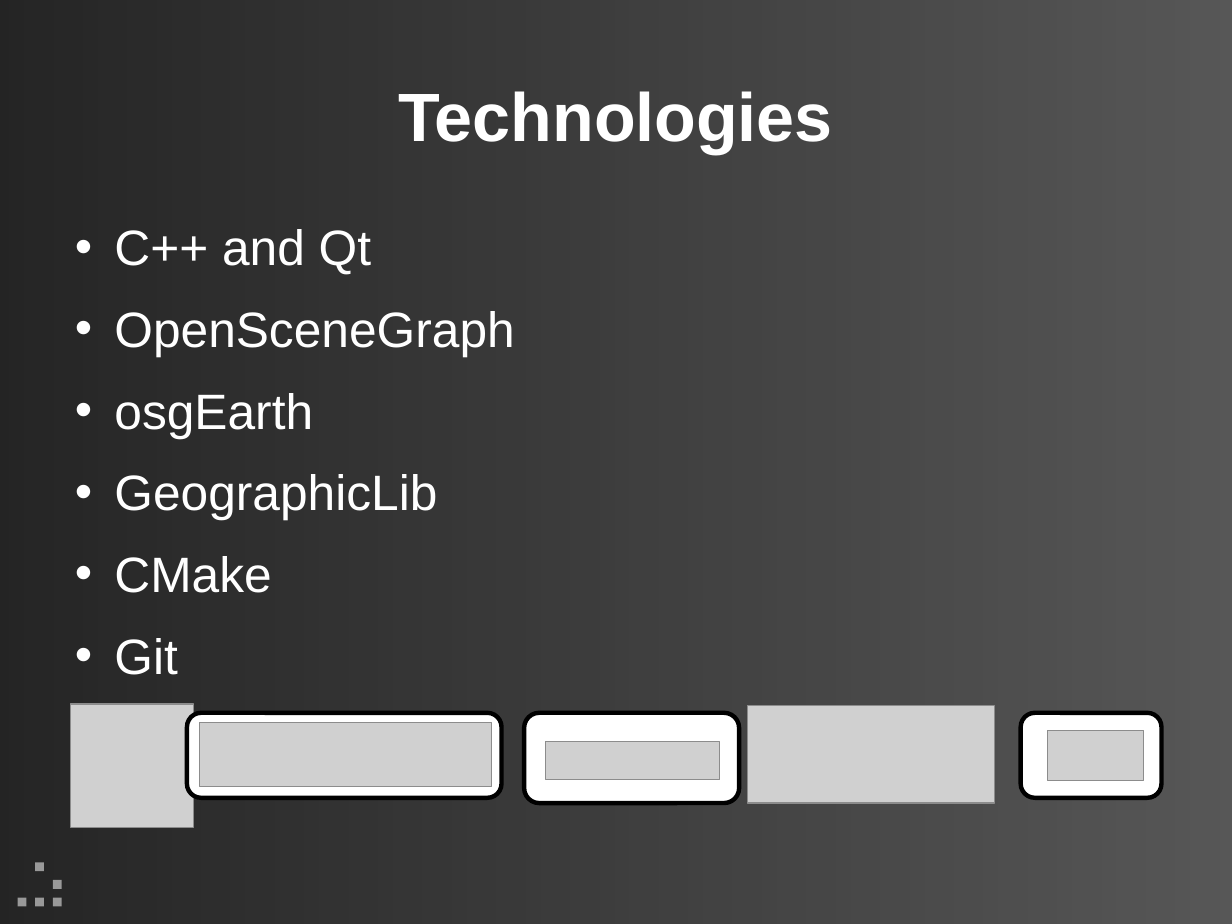
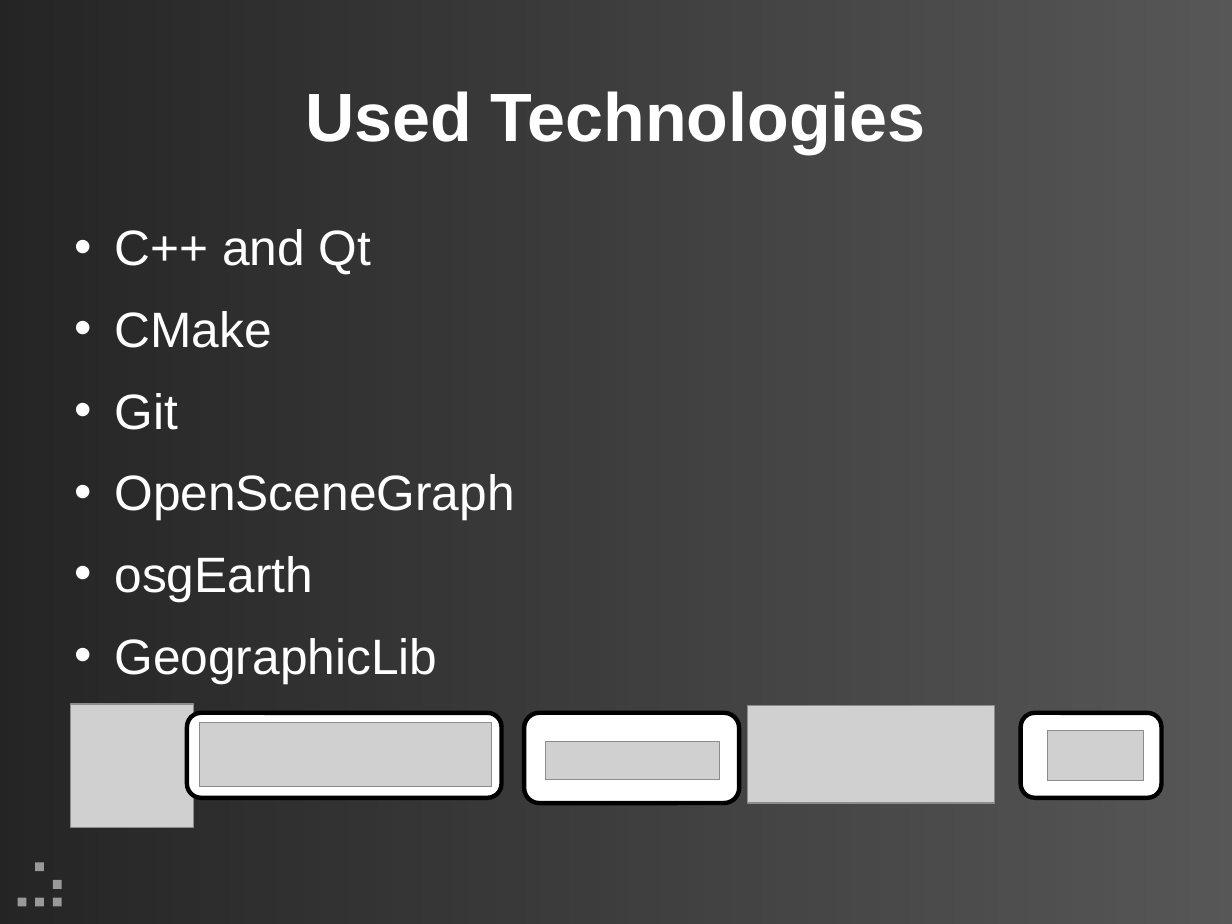
Before and after one commit to updraft/updraft, a slide deck: slide 7 of Docs/presentation.odp (slide 6 before the commit). Drawn at 1232x924 pixels with LibreOffice and Linux fonts; fonts in the diff are those of the drawing; grey boxes stand for pictures; background and template pictures are left out. Boxes give left, top, right and bottom in pixels: in the first picture for what was removed or moved away, otherwise in the second. Text is boxed around its words. In the diff, an @@ line names an element or a change of style, - is before the commit and + after.

```diff
--- a/Docs/presentation.odp
+++ b/Docs/presentation.odp
@@ title at [305, 91, 926, 153]: text changed @@
-Technologies
+Used Technologies
@@ text at [114, 311, 271, 430]: paragraphs added @@
+• CMake
+• Git
@@ text at [114, 556, 271, 675]: paragraphs removed @@
-• CMake
-• Git
```
Also in this commit, not shown: 10 other slides changed, 6 slides added, 2 slides removed.
